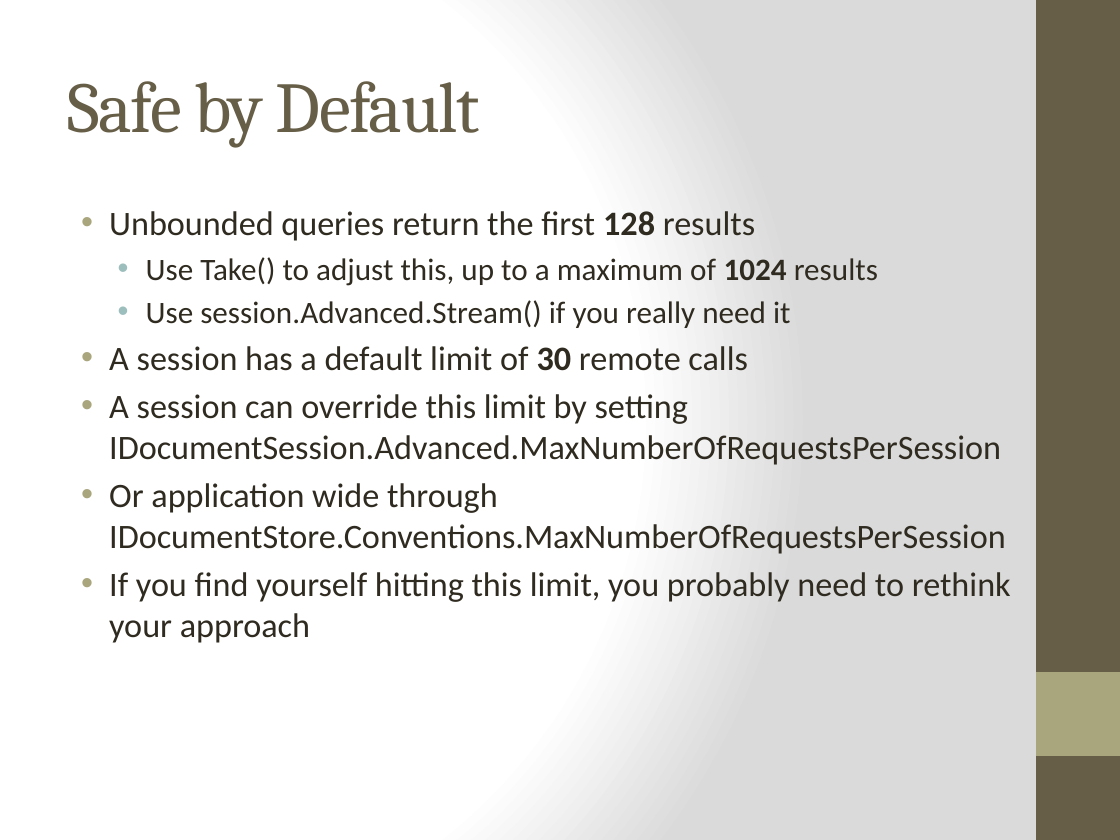
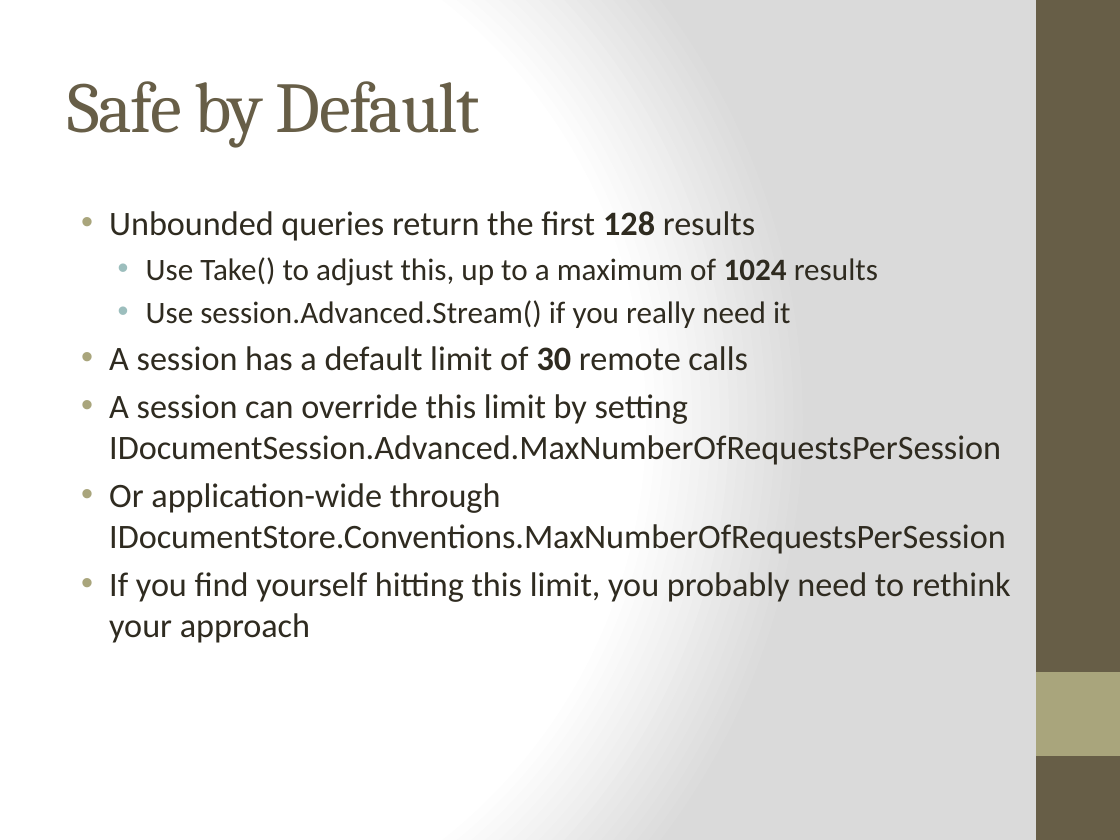
Before and after one commit to RyanHauert/presentations-ravendb, a slide deck: slide 3 of docs/RavenDB.pptx (slide 4 before the commit). Drawn at 1120x840 pixels with LibreOffice and Linux fonts; fonts in the diff are those of the drawing. Boxes give left, top, right and bottom in pixels: in the first picture for what was removed or moved away, otherwise in the second. Text is boxed around its words. In the diff, an @@ line names an element or a change of style, - is before the commit and + after.

```diff
--- a/docs/RavenDB.pptx
+++ b/docs/RavenDB.pptx
@@ text at box(109, 483, 1006, 554): text changed @@
-• Or application wide through IDocumentStore.Conventions.MaxNumberOfRequestsPerSession
+• Or application-wide through IDocumentStore.Conventions.MaxNumberOfRequestsPerSession
```
Also in this commit, not shown: 5 other slides changed.
